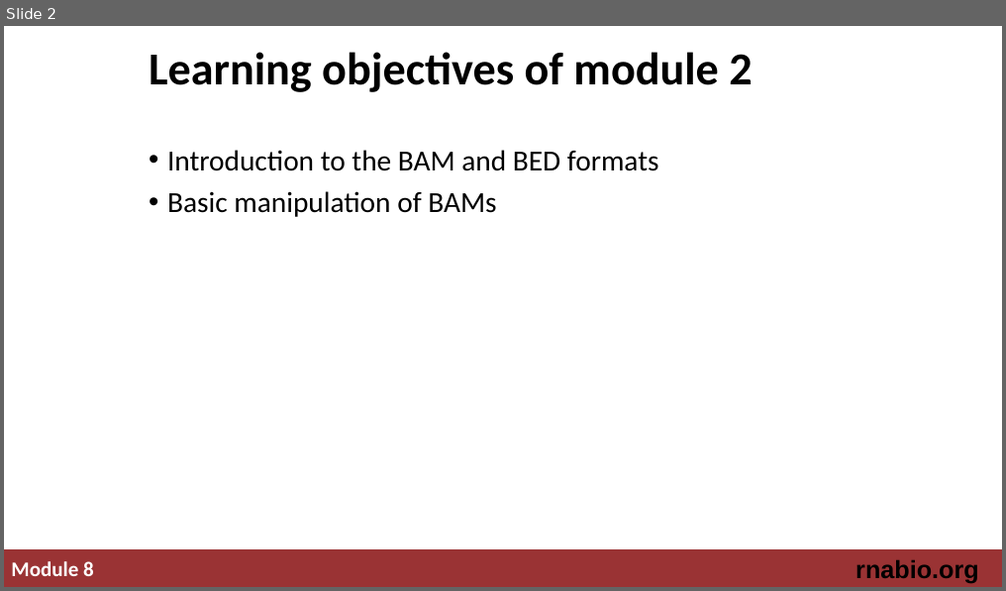
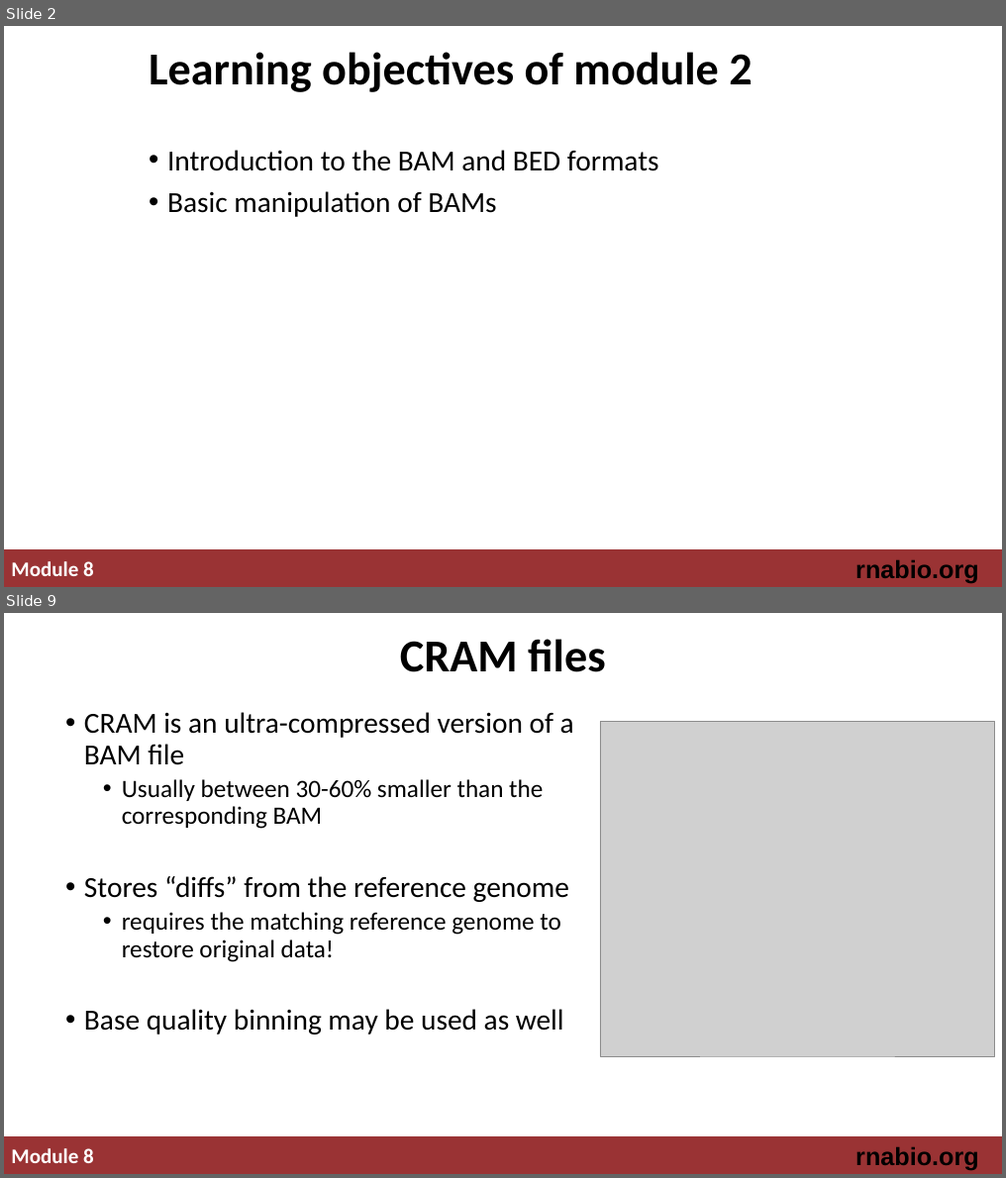
Before and after one commit to griffithlab/rnabio.org, a slide deck: assets/lectures/cbw-cshl/2019/mini/RNASeq_MiniLecture_08_02_SAM_BAM_BED.pptx. Shown one above the other, each under a label of ours: slide 2 before the commit, slides 2 and 9 after it; the slides between them are not shown. The pictures are 1006x591 and 1006x1178 pixels, drawn with LibreOffice and Linux fonts; fonts in the diff are those of the drawing; grey boxes stand for pictures. Boxes give left, top, right and bottom in pixels: in the first picture for what was removed or moved away, otherwise in the second. Text is boxed around its words. In the diff, an @@ line names an element or a change of style, - is before the commit and + after.

```diff
--- a/assets/lectures/cbw-cshl/2019/mini/RNASeq_MiniLecture_08_02_SAM_BAM_BED.pptx
+++ b/assets/lectures/cbw-cshl/2019/mini/RNASeq_MiniLecture_08_02_SAM_BAM_BED.pptx
@@ slide 9 added at <box>4,613,1002,1174</box>, background #FFFFFF; not listed: 3 template elements that a slide beside it also shows @@
@@ title added at <box>400,639,606,672</box>, 44 pt, text #000000, bold @@
+CRAM files
@@ text added at <box>84,712,574,1035</box>, 28 pt, text #000000 @@
+• CRAM is an ultra-compressed version of a BAM file
+  • Usually between 30-60% smaller than the corresponding BAM
+• Stores “diffs” from the reference genome
+  • requires the matching reference genome to restore original data!
+• Base quality binning may be used as well
@@ picture added at <box>600,722,994,1057</box> @@
```
Also in this commit, not shown: 9 slides changed.
